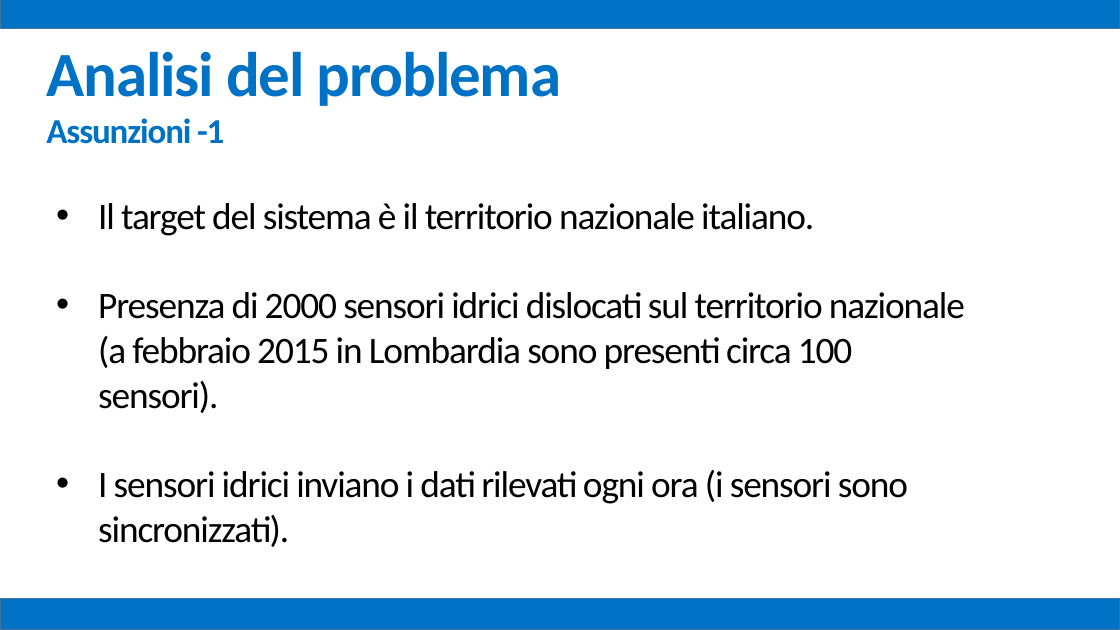
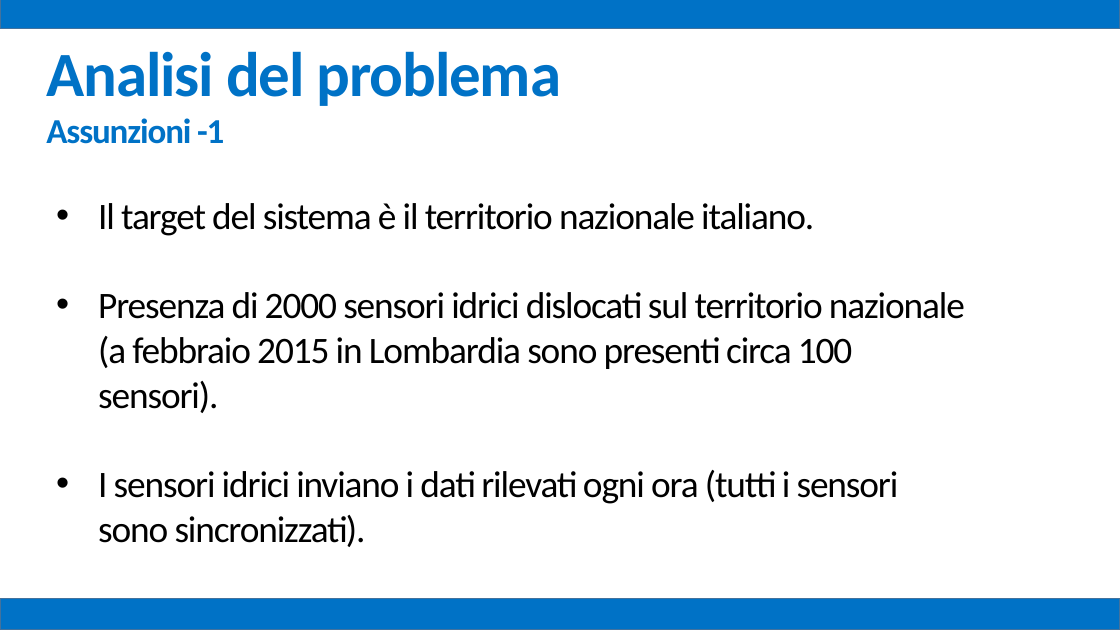
Before and after one commit to mz1991/ProgettoFebbraio2015, a slide deck: slide 8 of Febbraio 2015.pptx. Drawn at 1120x630 pixels with LibreOffice and Linux fonts; fonts in the diff are those of the drawing. Boxes give left, top, right and bottom in pixels: in the first picture for what was removed or moved away, otherwise in the second. Text is boxed around its words. In the diff, an @@ line names an element or a change of style, - is before the commit and + after.

Commit message:
Presentazione edit v3

```diff
--- a/Febbraio 2015.pptx
+++ b/Febbraio 2015.pptx
@@ text at <box>98,470,899,547</box>: text changed @@
-• I sensori idrici inviano i dati rilevati ogni ora (i sensori sono sincronizzati).
+• I sensori idrici inviano i dati rilevati ogni ora (tutti i sensori sono sincronizzati).
```
Also in this commit, not shown: 31 other slides changed, 2 slides added, 1 other file.
